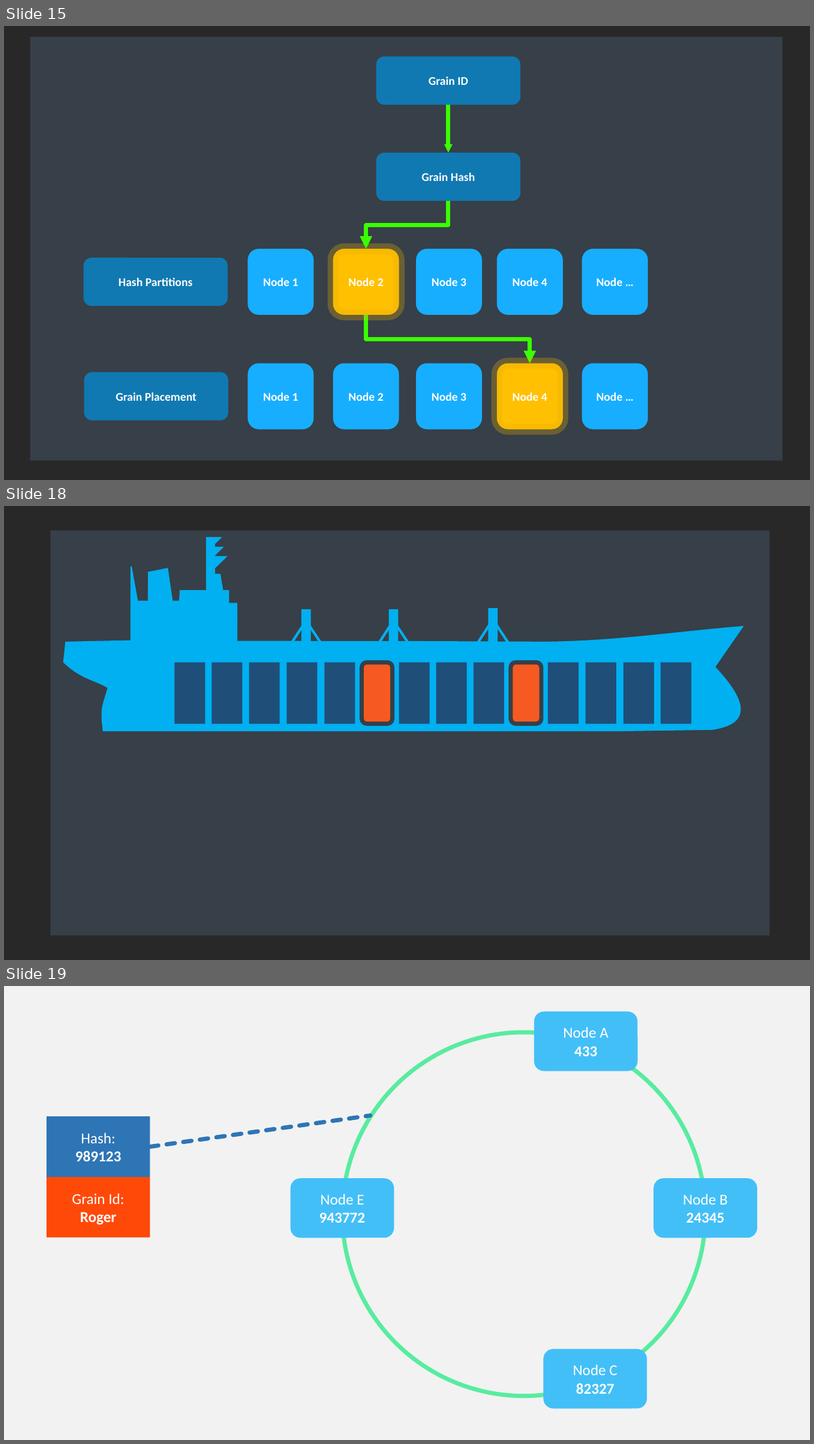
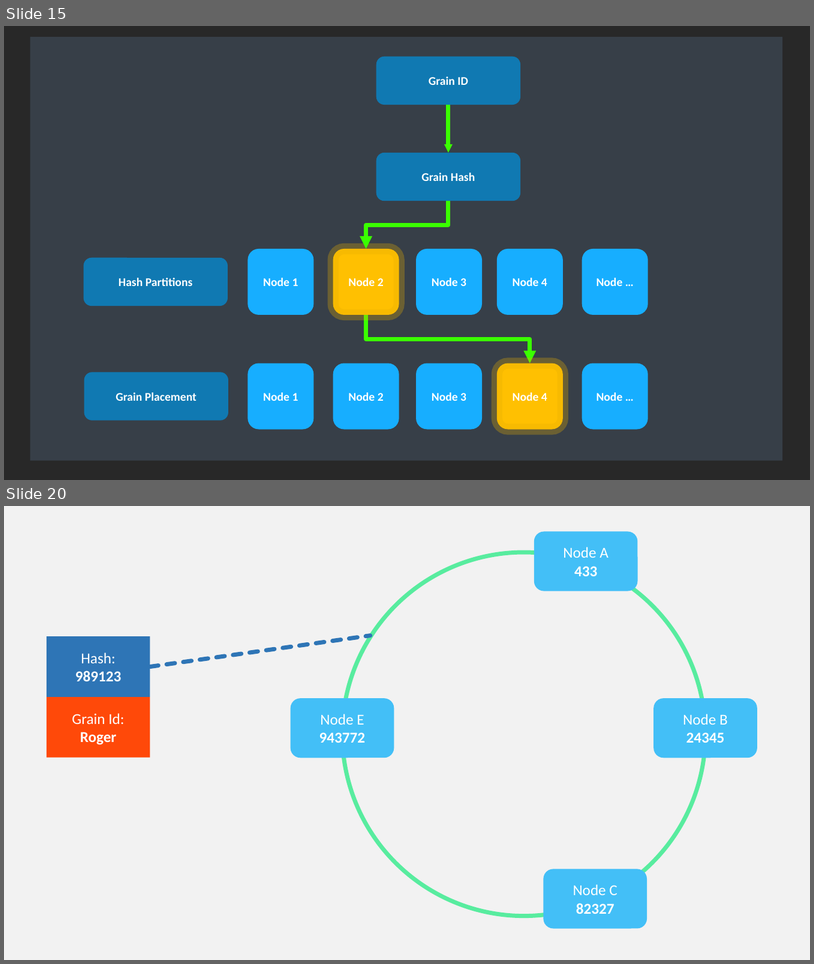
Before and after one commit to asynkron/website, a slide deck: media/logo.pptx. Shown one above the other, each under a label of ours: slides 15, 18 and 19 before the commit, slides 15 and 20 after it; the slides between them are not shown. The pictures are 814x1444 and 814x964 pixels, drawn with LibreOffice and Linux fonts; fonts in the diff are those of the drawing. Boxes give left, top, right and bottom in pixels: in the first picture for what was removed or moved away, otherwise in the second. Text is boxed around its words. In the diff, an @@ line names an element or a change of style, - is before the commit and + after.

```diff
--- a/media/logo.pptx
+++ b/media/logo.pptx
@@ slide 18 removed at [4, 506, 810, 960], background #282828 @@
@@ rectangle removed at [51, 530, 770, 935] @@
@@ freeform shape removed at [64, 537, 743, 730] @@
@@ line removed from (302, 627) to (291, 644) @@
@@ line removed from (310, 627) to (321, 644) @@
@@ line removed from (390, 627) to (378, 644) @@
@@ line removed from (398, 627) to (410, 644) @@
@@ line removed from (489, 626) to (478, 643) @@
@@ line removed from (498, 626) to (509, 643) @@
@@ rectangle removed at [174, 662, 206, 723] @@
@@ rectangle removed at [212, 662, 243, 723] @@
@@ rectangle removed at [249, 662, 280, 723] @@
@@ rectangle removed at [287, 662, 318, 723] @@
@@ rectangle removed at [324, 662, 356, 723] @@
@@ rectangle removed at [362, 662, 393, 723] @@
@@ rounded rectangle removed at [362, 662, 393, 723] @@
@@ rectangle removed at [399, 662, 430, 723] @@
@@ rectangle removed at [437, 662, 467, 723] @@
@@ rectangle removed at [474, 662, 505, 723] @@
@@ rectangle removed at [511, 662, 542, 723] @@
@@ rounded rectangle removed at [511, 662, 542, 723] @@
@@ rectangle removed at [548, 662, 579, 723] @@
@@ rectangle removed at [586, 662, 617, 723] @@
@@ rectangle removed at [624, 662, 655, 723] @@
@@ rectangle removed at [661, 662, 692, 723] @@
@@ what was slide 19 is now slide 20 @@
```
Also in this commit, not shown: 1 slide changed, 3 slides added, 1 other slide removed, 13 other files.
